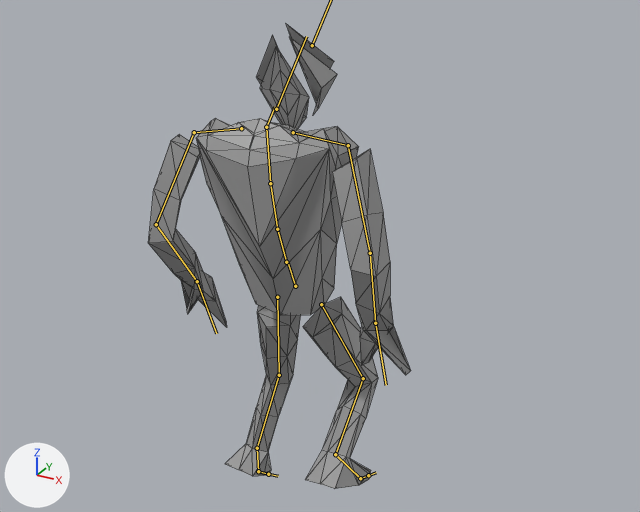
The glTF model glb_imports/8164_meshes.glb as it was, and as the next commit left it.
Camera for both pictures: a camera (50 mm lens) standing at (18.1, -31.1, 28.7) and looking at (0.9, 0.2, 13.1). Lighting does not change. The marker at lower left points along +X, +Y and +Z. Both versions are drawn at frame 25 of the action 'LungeFaceRain'; the numbers are the values there. The bones that bend it are drawn over the model as lines. Mesh edges are drawn as thin lines.

In view in the first picture: 'Body.001'.
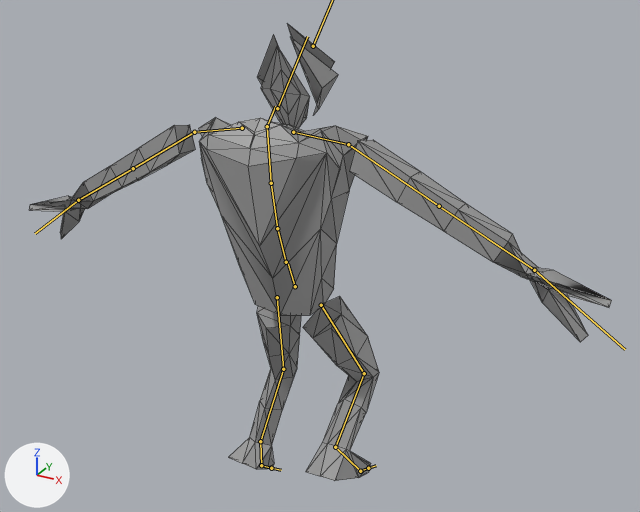
Pixel boxes [x1, y1, x2, y2] of what changed, in the pictures (640 x 512 px):
'Body.001', posed (121% wider): before [148, 24, 411, 489]; after [29, 23, 612, 481]
bone 'mixamorig:LeftArm', root to tip: before (194, 132) to (156, 224); after (194, 132) to (133, 168)
bone 'mixamorig:LeftForeArm', root to tip: before (156, 224) to (197, 281); after (133, 168) to (78, 200)
bone 'mixamorig:LeftHand', root to tip: before (197, 281) to (216, 333); after (78, 200) to (35, 233)
bone 'mixamorig:RightArm', root to tip: before (348, 145) to (370, 253); after (348, 144) to (439, 206)
bone 'mixamorig:RightForeArm', root to tip: before (370, 253) to (375, 323); after (439, 206) to (534, 270)
bone 'mixamorig:RightHand', root to tip: before (375, 323) to (386, 385); after (534, 270) to (625, 349)
bone 'mixamorig:LeftUpLeg', root to tip: before (277, 297) to (279, 375); after (277, 297) to (283, 369)
bone 'mixamorig:LeftLeg', root to tip: before (279, 375) to (257, 448); after (283, 369) to (260, 441)
bone 'mixamorig:RightUpLeg', root to tip: before (321, 304) to (363, 378); after (321, 305) to (364, 373)
bone 'mixamorig:RightLeg', root to tip: before (363, 378) to (335, 454); after (364, 373) to (335, 447)

What the commit changed:
Bone 'mixamorig:LeftArm' (bone_mixamorig_leftarm) turns from (79, 29, 10) to (38, -44, -25) degrees about its own x, y and z.
Bone 'mixamorig:LeftForeArm' (bone_mixamorig_leftforearm) turns from (1, -1, 62) to (1, 0, 0) degrees about its own x, y and z.
Bone 'mixamorig:LeftHand' (bone_mixamorig_lefthand) turns from (-34, 75, -41) to (-8, 120, -9) degrees about its own x, y and z.
Bone 'mixamorig:RightArm' (bone_mixamorig_rightarm) turns from (82, -23, -36) to (42, 43, 24) degrees about its own x, y and z.
Bone 'mixamorig:RightForeArm' (bone_mixamorig_rightforearm) turns from (1, 1, -48) to (1, 0, 0) degrees about its own x, y and z.
Bone 'mixamorig:RightHand' (bone_mixamorig_righthand) turns from (-6, -60, 8) to (0, -129, 7) degrees about its own x, y and z.
Bone 'mixamorig:LeftUpLeg' (bone_mixamorig_leftupleg) turns from (-7, 8, 5) to (-2, 8, 5) degrees about its own x, y and z.
Bone 'mixamorig:LeftLeg' (bone_mixamorig_leftleg) turns from (-30, 0, 0) to (-35, 0, 0) degrees about its own x, y and z.
Bone 'mixamorig:RightUpLeg' (bone_mixamorig_rightupleg) turns from (2, -1, -4) to (6, -1, -3) degrees about its own x, y and z.
Bone 'mixamorig:RightLeg' (bone_mixamorig_rightleg) turns from (-84, 0, 0) to (-89, 0, 0) degrees about its own x, y and z.
